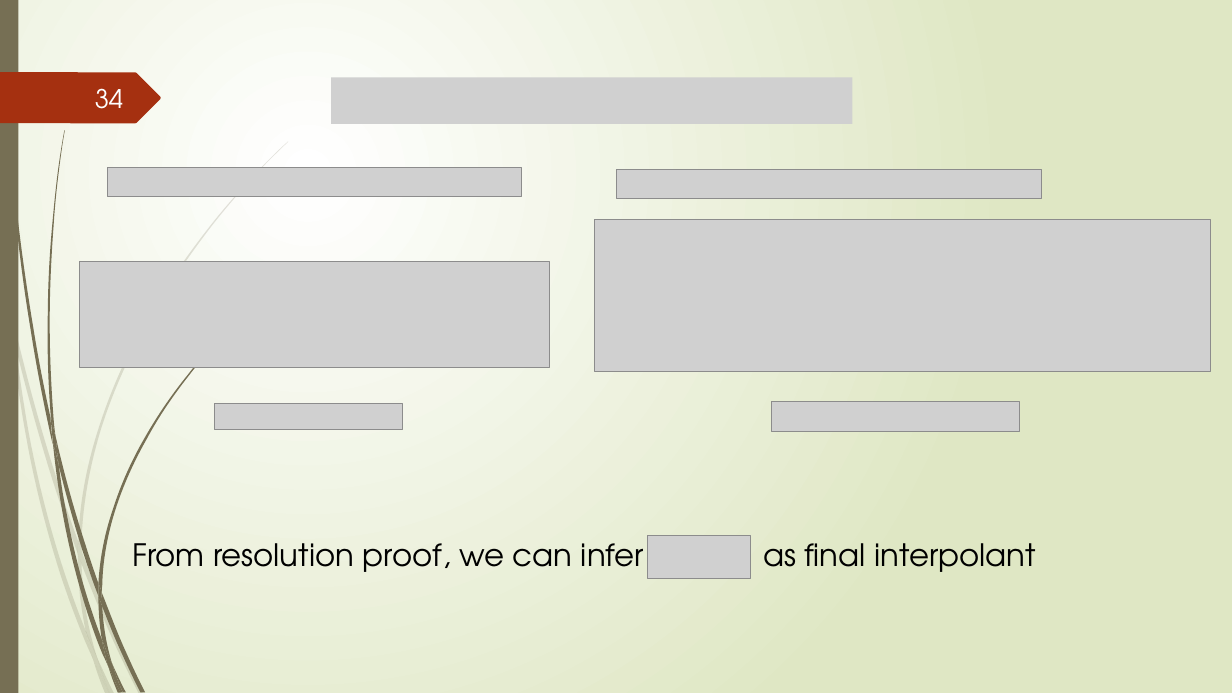
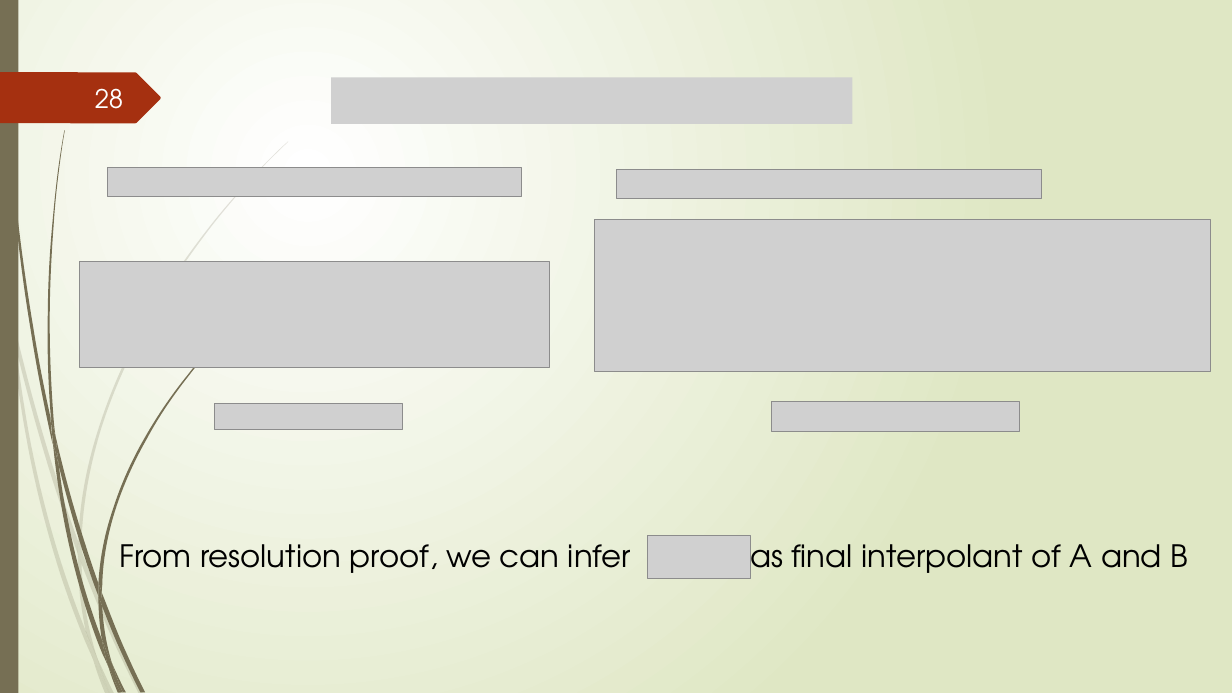
Before and after one commit to tungvx/raSAT, a slide deck: slide 28 of report/midterm.pptx (slide 34 before the commit). Drawn at 1232x693 pixels with LibreOffice and Linux fonts; fonts in the diff are those of the drawing; grey boxes stand for pictures. Boxes give left, top, right and bottom in pixels: in the first picture for what was removed or moved away, otherwise in the second. Text is boxed around its words. In the diff, an @@ line names an element or a change of style, - is before the commit and + after.

```diff
--- a/report/midterm.pptx
+++ b/report/midterm.pptx
@@ page number at (95, 88, 123, 109): text changed @@
-34
+28
@@ text at (120, 535, 1189, 579): text changed @@
-From resolution proof, we can infer as final interpolant
+From resolution proof, we can infer as final interpolant of A and B
```
Also in this commit, not shown: 12 other slides changed, 5 slides added, 11 slides removed, 4 other files.
